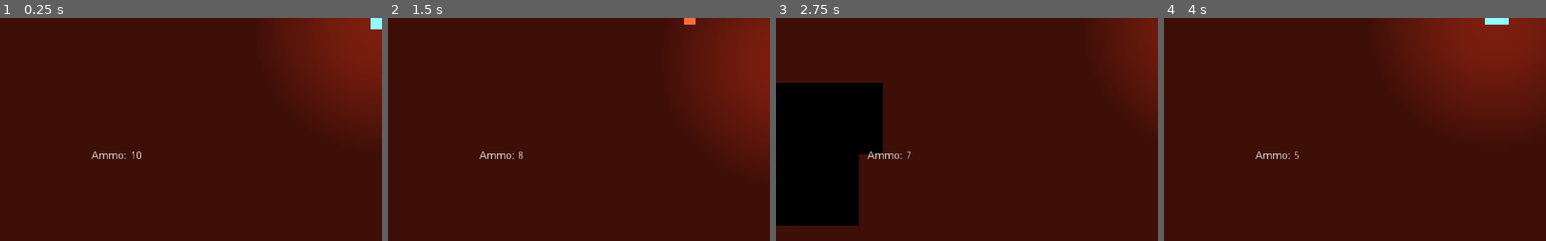
Above: before the commit, frames 1-4 (left to right).
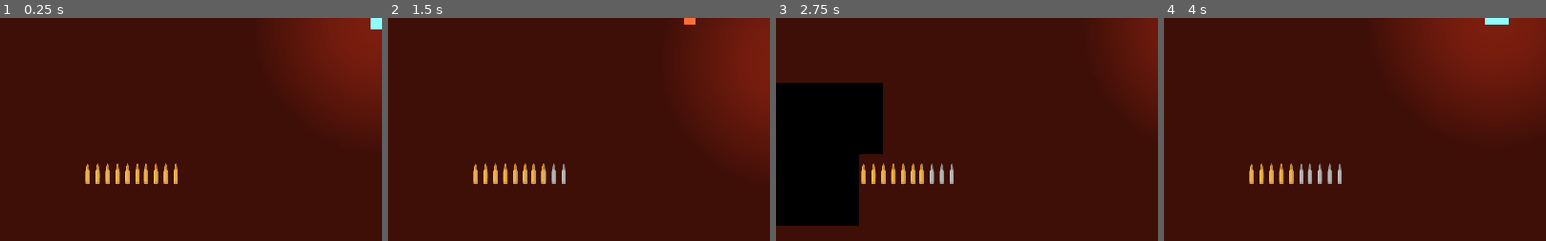
Above: after the commit, the same moments.

Repository: quiet-night-studio/redemption
Game: Godot game, scene res://scenes/Level.tscn
The game is run twice, just before and just after one commit, with the same random seed, the same clock (stepped at 60 frames per second) and the same inputs.
Inputs (mouse positions are % of the whole screen's width and height, from its top left):
- Up to frame 1 (0.25 s): no input
- Up to frame 2 (1.5 s): tap Enter at 0.5 s; move the mouse to (72, 45) at 0.52 s; hold Right (ui_right) 0.53-1.28 s; click (72, 45) at 0.6 s; move the mouse to (30, 55) at 1.27 s; hold Down (ui_down) from 1.28 s (still down); click (30, 55) at 1.35 s
- Up to frame 3 (2.75 s): move the mouse to (60, 28) at 2.02 s; release Down (ui_down) at 2.03 s; hold Right (ui_right) from 2.03 s (still down); click (60, 28) at 2.1 s
- Up to frame 4 (4 s): move the mouse to (45, 70) at 2.77 s; release Right (ui_right) at 2.78 s; hold Up (ui_up) 2.78-3.53 s; click (45, 70) at 2.85 s; move the mouse to (80, 65) at 3.52 s; hold Left (ui_left) from 3.53 s (still down); click (80, 65) at 3.6 s
The pictures show only the part of the screen within x 0-50%, y 50-100%; the shares and areas given below are measured in that part.

The runs differ from the first frame. In frame 1, 1.1% of the frame differs, in the area x 22-47%, y 59-75%; in frame 2, 1.2%; in frame 3, 1.1%; in frame 4, 1.1%.

Commit message:
TextureProgress for ammo count
Removed ammo count text

Diff:
--- a/scenes/HealthDisplay.tscn
+++ b/scenes/HealthDisplay.tscn
@@ -1,12 +1,23 @@
-[gd_scene load_steps=5 format=2]
+[gd_scene load_steps=7 format=2]
 
 [ext_resource path="res://assets/healthbar_full.png" type="Texture" id=1]
 [ext_resource path="res://scripts/HealthDisplay.gd" type="Script" id=2]
 [ext_resource path="res://assets/healthbar_rim.png" type="Texture" id=3]
 [ext_resource path="res://assets/healthbar_empty.png" type="Texture" id=4]
+[ext_resource path="res://assets/ammo_count.png" type="Texture" id=5]
+[ext_resource path="res://assets/ammo_count_grayscale.png" type="Texture" id=6]
 
 [node name="HealthDisplay" type="Node2D"]
 script = ExtResource( 2 )
+
+[node name="AmmoCount" type="TextureProgress" parent="."]
+margin_top = 431.0
+margin_right = 512.0
+margin_bottom = 495.0
+rect_scale = Vector2( 0.5, 0.5 )
+max_value = 10.0
+texture_under = ExtResource( 6 )
+texture_progress = ExtResource( 5 )
 
 [node name="HealthBar" type="TextureProgress" parent="."]
 margin_left = -100.0
@@ -21,10 +32,3 @@
 [node name="HealthRim" type="Sprite" parent="HealthBar"]
 position = Vector2( 32, 32 )
 texture = ExtResource( 3 )
-
-[node name="AmmoCount" type="Label" parent="."]
-margin_left = 11.0
-margin_top = 415.0
-margin_right = 51.0
-margin_bottom = 429.0
-text = "Ammo: "
--- a/scripts/HealthDisplay.gd
+++ b/scripts/HealthDisplay.gd
@@ -1,9 +1,10 @@
 extends Node2D
 
 onready var healthbar = $HealthBar
+onready var ammocount = $AmmoCount
 
 func _process(_delta):
-	$AmmoCount.text = "Ammo: " + str(GameManager.current_bullets)
+	ammocount.value = GameManager.current_bullets
 
 func update_healthbar(value):
 	healthbar.value -= value
Binary file added: assets/ammo_count.png
Not shown, added: assets/ammo_count.png.import
Binary file added: assets/ammo_count_grayscale.png
Not shown, added: assets/ammo_count_grayscale.png.import
